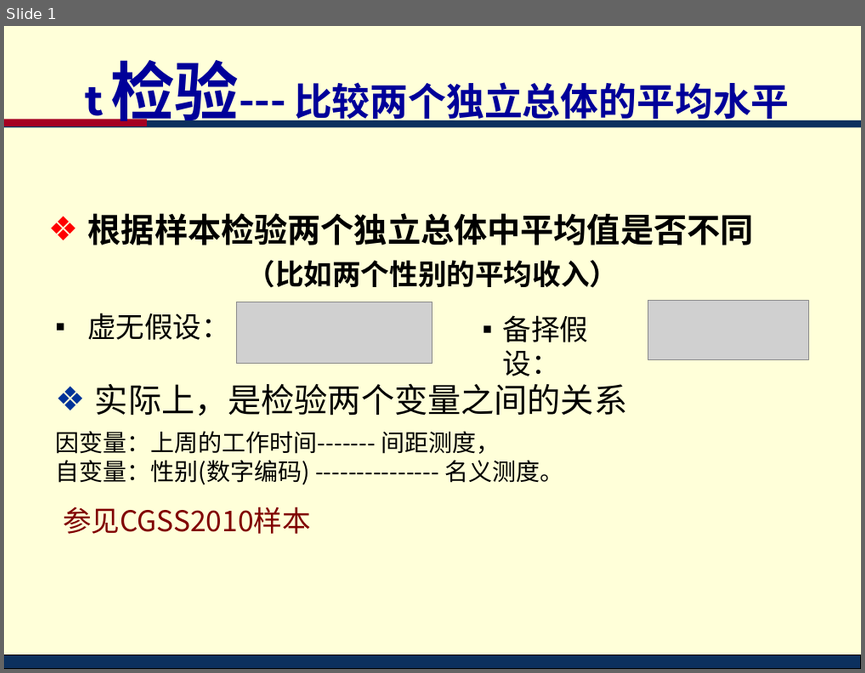
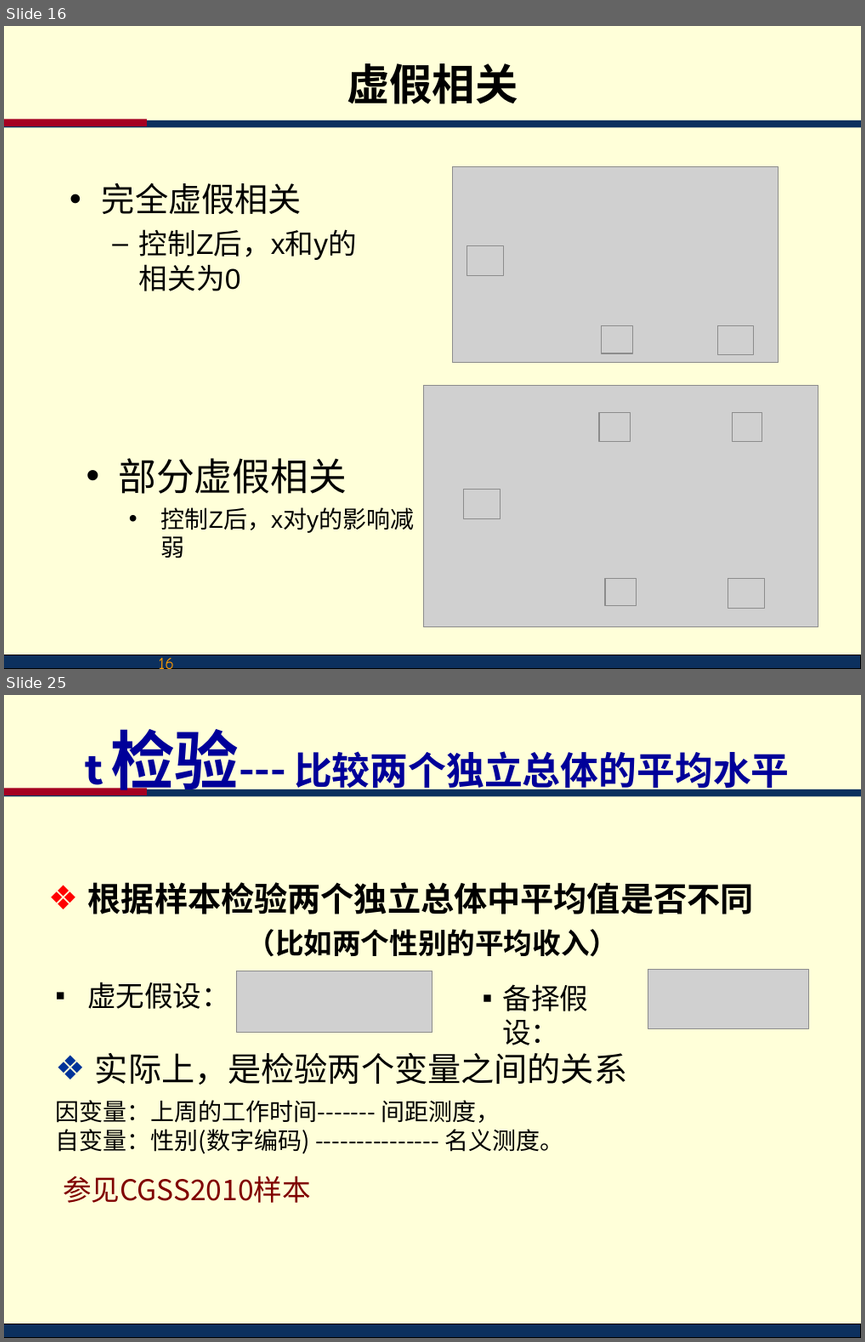
Before and after one commit to lidingruc/2018R, a slide deck: l09test/test.ppt. Shown one above the other, each under a label of ours: slide 1 before the commit, slides 16 and 25 after it; the slides between them are not shown. The pictures are 865x673 and 865x1342 pixels, drawn with LibreOffice and Linux fonts; fonts in the diff are those of the drawing; grey boxes stand for pictures; background and template pictures are left out. Boxes give left, top, right and bottom in pixels: in the first picture for what was removed or moved away, otherwise in the second. Text is boxed around its words. In the diff, an @@ line names an element or a change of style, - is before the commit and + after.

```diff
--- a/l09test/test.ppt
+++ b/l09test/test.ppt
@@ slide 16 added at (4,26,861,669), background #FFFFD9; not listed: 3 template elements that a slide beside it also shows @@
@@ title added at (347,63,518,104), 36 pt, text #000000, bold @@
+虚假相关
@@ text added at (102,182,357,260), 24 pt, text #000000 @@
+• 完全虚假相关
+  – 控制Z后，x和y的相关为0
@@ group added at (452,166,778,362): 4 pictures @@
@@ group added at (424,385,818,627): 6 pictures @@
@@ text added at (118,458,415,533), 20 pt, text #000000 @@
+• 部分虚假相关
+  • 控制Z后，x对y的影响减弱
@@ page number added at (33,648,183,669), 14 pt, text #FF9900 @@
+16
@@ what was slide 1 is now slide 25 @@
```
Also in this commit, not shown: 1 slide changed, 23 other slides added, 48 other files.
